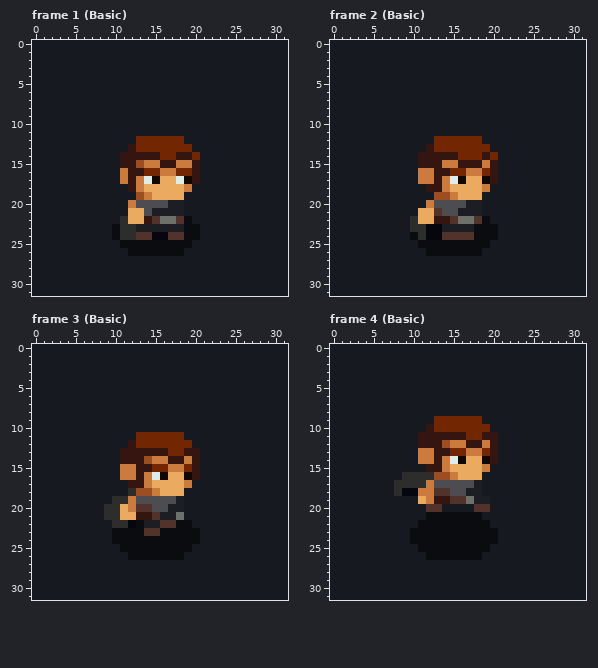
Edited in one commit: pixel-art file (Untitled/Player/Player.aseprite). That is the earlier state.
32x32 pixels, 65 frames. Colours within 5 levels of each other are drawn and written as one. Shown: frame 1 (Basic), frame 2 (Basic), frame 3 (Basic), frame 4 (Basic). The commit also changed other frames, which this record leaves out.
The result:
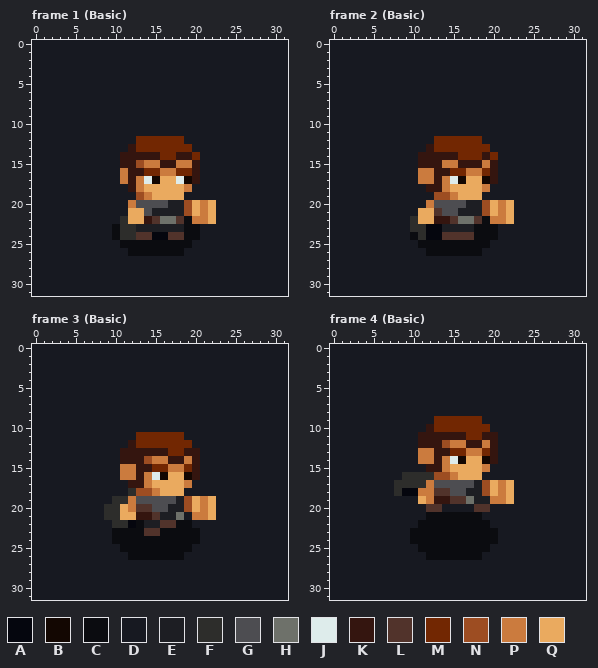
Palette (. is transparent): A #05060e  B #130702  C #0b0c10  D #171921  E #1d1e23  F #2d2d2b  G #4d4d51  H #6e716a  J #deeceb  K #34150f  L #51332b  M #722702  N #9d4d22  P #cb7b3e  Q #eaaa5f
From old to new:
{"change": "layer \"Weapon\" now shown"}
{"where": "frame 1 (Basic), layer \"Weapon\""}
{"frame":1,"y":20,"x":19,"old":"DDDD","new":"NQPQ"}
{"frame":1,"y":21,"x":19,"old":"DDDD","new":"NQPQ"}
{"frame":1,"y":22,"x":20,"old":"DDD","new":"PPQ"}
{"where": "frame 2 (Basic), layer \"Weapon\""}
{"frame":2,"y":20,"x":19,"old":"DDDD","new":"NQPQ"}
{"frame":2,"y":21,"x":19,"old":"DDDD","new":"NQPQ"}
{"frame":2,"y":22,"x":20,"old":"DDD","new":"PPQ"}
{"where": "frame 3 (Basic), layer \"Weapon\""}
{"frame":3,"y":19,"x":19,"old":"DDDD","new":"NQPQ"}
{"frame":3,"y":20,"x":19,"old":"DDDD","new":"NQPQ"}
{"frame":3,"y":21,"x":20,"old":"DDD","new":"PPQ"}
{"where": "frame 4 (Basic), layer \"Weapon\""}
{"frame":4,"y":17,"x":19,"old":"DDDD","new":"NQPQ"}
{"frame":4,"y":18,"x":19,"old":"DDDD","new":"NQPQ"}
{"frame":4,"y":19,"x":20,"old":"DDD","new":"PPQ"}
{"label":"changed","picture_box":[184,200,216,224]}
{"label":"changed","picture_box":[482,200,514,224]}
{"label":"changed","picture_box":[184,496,216,520]}
{"label":"changed","picture_box":[482,480,514,504]}
